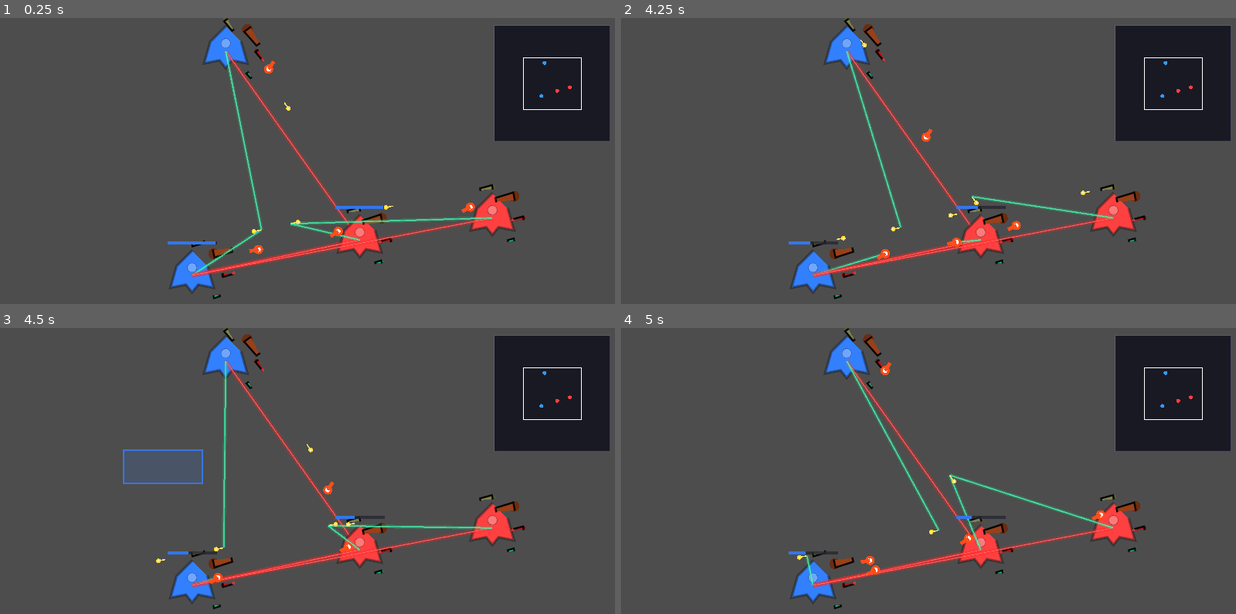
Above: before the commit, frames 1-4 (two rows, left to right).
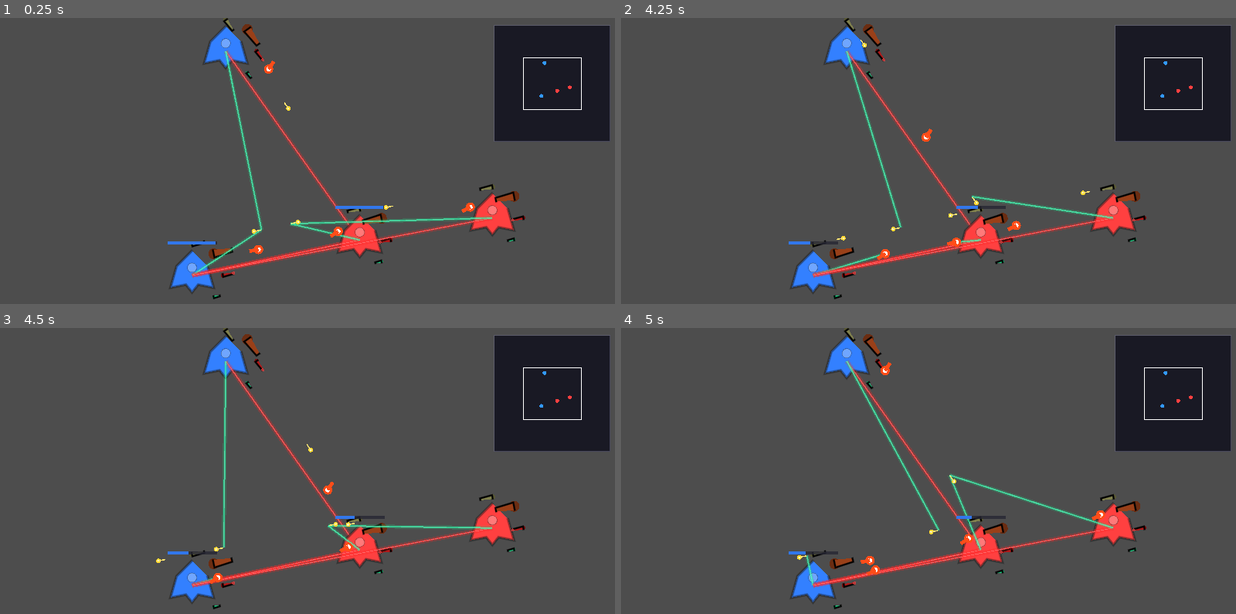
Above: after the commit, the same moments.

Repository: ZhanXuzhao/SpaceRTS
Game: Godot game, scene res://scenes/main.tscn
Two runs of this game, one before a commit and one after it. Both use one fixed random seed, a clock stepped at 60 frames per second and the inputs below.
Inputs (mouse positions are in pixels of both pictures, inside the frame that each line leads up to):
- Up to frame 1 (0.25 s): no input
- Up to frame 2 (4.25 s): tap Enter at 0.5 s; move the mouse to (1063, 175) at 0.52 s; tap R at 0.6, 2.1 s; click (1063, 175) at 0.67 s; tap Q at 0.8, 2.3, 3.8 s; drag from (805, 209) to (848, 52) at 1.27 s; move the mouse to (990, 115) at 2.02 s; drag from (897, 261) to (1113, 218) at 2.77 s; move the mouse to (1113, 243) at 3.52 s; hold A from 3.53 s (still down); hold Shift from 3.53 s (still down); tap Escape at 4.15 s
- Up to frame 3 (4.5 s): release A at 4.25 s; release Shift at 4.25 s; drag from (123, 450) to (362, 551) at 4.27 s
- Up to frame 4 (5 s): no input

Frames 1-2 are identical in both runs. In frame 3, 1.6% of the frame differs, in the area x 19-34%, y 42-55%; in frame 4, nothing differs.

Commit message:
ESC pause menu with resume/restart/quit overlay

Diff:
--- a/scripts/main.gd
+++ b/scripts/main.gd
@@ -30,6 +30,9 @@
 # ----- 游戏结束状态 -----
 var _game_over: bool = false
 var _winner: String = ""
+
+# ----- 暂停 -----
+var _paused: bool = false
 
 
 func _ready() -> void:
@@ -60,7 +63,10 @@
 
 
 func _process(delta: float) -> void:
-	if _game_over:
+	if _game_over or _paused:
+		if _paused:
+			_minimap_node.queue_redraw()
+		return
 		return
 	_check_game_over()
 
@@ -124,6 +130,23 @@
 				get_tree().reload_current_scene()
 			elif event.keycode == KEY_Q:
 				get_tree().quit()
+		return
+
+	# ---- ESC 暂停/继续 + 暂停时操作 ----"
+	if event is InputEventKey and event.pressed:
+		if event.keycode == KEY_ESCAPE:
+			_paused = not _paused
+			_attack_cursor_mode = false
+			queue_redraw()
+			return
+		if _paused:
+			if event.keycode == KEY_R:
+				get_tree().reload_current_scene()
+			elif event.keycode == KEY_Q:
+				get_tree().quit()
+			return
+
+	if _paused:
 		return
 
 	# 清除已死亡的选中单位
